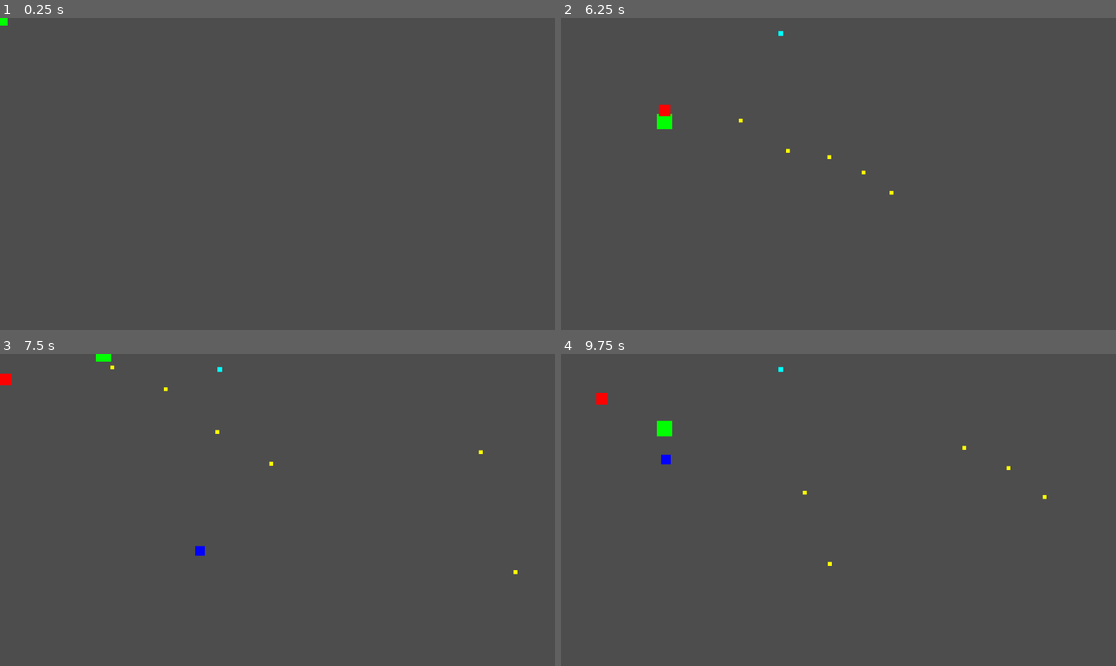
Above: before the commit, frames 1-4 (two rows, left to right).
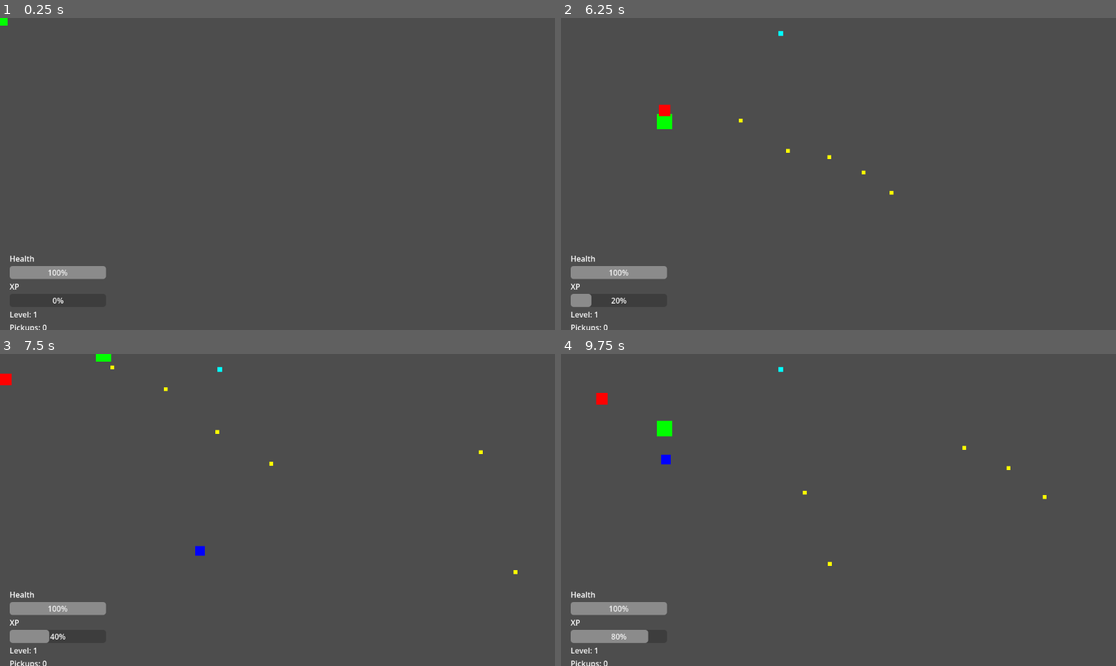
Above: after the commit, the same moments.

Repository: zaamold/Polygon-Protocol
Game: Godot game, scene res://scenes/main.tscn
Two runs of this game, one before a commit and one after it. Both use one fixed random seed, a clock stepped at 60 frames per second and the inputs below.
Inputs (mouse positions are in pixels of both pictures, inside the frame that each line leads up to):
- Up to frame 1 (0.25 s): no input
- Up to frame 2 (6.25 s): tap Enter at 0.5 s; move the mouse to (960, 158) at 0.52 s; press the mouse at (960, 158) at 0.53 s; hold Right (ui_right) 0.53-1.25 s; release the mouse at (960, 158) at 1.25 s; drag from (727, 189) to (721, 74) at 1.27 s; move the mouse to (894, 105) at 2.02 s; press the mouse at (894, 105) at 2.03 s; hold Right (ui_right) 2.03-2.75 s; release the mouse at (894, 105) at 2.75 s; drag from (810, 236) to (1038, 189) at 2.77 s; move the mouse to (1005, 220) at 3.52 s; press the mouse at (1005, 220) at 3.53 s; hold Left (ui_left) 3.53-4.25 s; release the mouse at (1005, 220) at 4.25 s; drag from (672, 127) to (882, 317) at 4.27 s; move the mouse to (866, 174) at 5.02 s; press the mouse at (866, 174) at 5.03 s; hold Down (ui_down) 5.03-5.75 s; release the mouse at (866, 174) at 5.75 s; drag from (755, 96) to (816, 239) at 5.77 s
- Up to frame 3 (7.5 s): move the mouse to (399, 494) at 6.52 s; press the mouse at (399, 494) at 6.53 s; hold Up (ui_up) 6.53-7.25 s; release the mouse at (399, 494) at 7.25 s; drag from (166, 525) to (460, 556) at 7.27 s
- Up to frame 4 (9.75 s): move the mouse to (894, 441) at 8.02 s; press the mouse at (894, 441) at 8.03 s; hold Down (ui_down) 8.03-8.75 s; release the mouse at (894, 441) at 8.75 s; drag from (810, 572) to (894, 497) at 8.77 s; move the mouse to (1005, 556) at 9.52 s; press the mouse at (1005, 556) at 9.53 s; hold Up (ui_up) from 9.53 s (still down)

The runs differ from the first frame. In frame 1, 0.9% of the frame differs, in the area x 1-20%, y 76-100%; in frame 2, 1.1%; in frame 3, 1.2%; in frame 4, 1.5%.

Commit message:
feat: add persistent HUD with live stat updates
Add bottom-left HUD displaying health bar, XP bar, level, and pickup count.
All values update live during gameplay. HUD hides when paused.

Player now has max_health (100) and tracks pickup_count. HUD reads from
player and run_manager to display current state.

Diff:
--- a/scenes/main.tscn
+++ b/scenes/main.tscn
@@ -6,6 +6,7 @@
 [ext_resource type="Script" uid="uid://cuvgr81ejawg4" path="res://scripts/upgrade_manager.gd" id="4_jyhfs"]
 [ext_resource type="PackedScene" uid="uid://b7jlcq7j8w2s" path="res://scenes/level_up_ui.tscn" id="5_lvlup"]
 [ext_resource type="PackedScene" uid="uid://cth2wdcgq82v" path="res://scenes/pause_menu.tscn" id="6_pmenu"]
+[ext_resource type="PackedScene" uid="uid://cnqp6lyx1w9s" path="res://scenes/hud.tscn" id="7_hud"]
 
 [sub_resource type="CircleShape2D" id="CircleShape2D_jyhfs"]
 radius = 30.0
@@ -44,3 +45,5 @@
 [node name="LevelUpUI" parent="." instance=ExtResource("5_lvlup") unique_id=2000000001]
 
 [node name="PauseMenu" parent="." instance=ExtResource("6_pmenu") unique_id=2000000002]
+
+[node name="HUD" parent="." instance=ExtResource("7_hud") unique_id=2000000003]
--- a/scripts/player.gd
+++ b/scripts/player.gd
@@ -3,6 +3,7 @@
 @export var speed: float = 300.0
 @export var arena_width: float = 1024.0
 @export var arena_height: float = 600.0
+@export var max_health: float = 100.0
 
 var projectile_scene = preload("res://scenes/projectile.tscn")
 var frame_count := 0
@@ -10,6 +11,11 @@
 var fire_cooldown := 0.0
 var fire_rate := 5.0
 var shots_fired := 0
+var health: float
+var pickup_count: int = 0
+
+func _ready() -> void:
+	health = max_health
 
 func _physics_process(delta: float) -> void:
 	var input_vector := Input.get_vector("ui_left", "ui_right", "ui_up", "ui_down")
